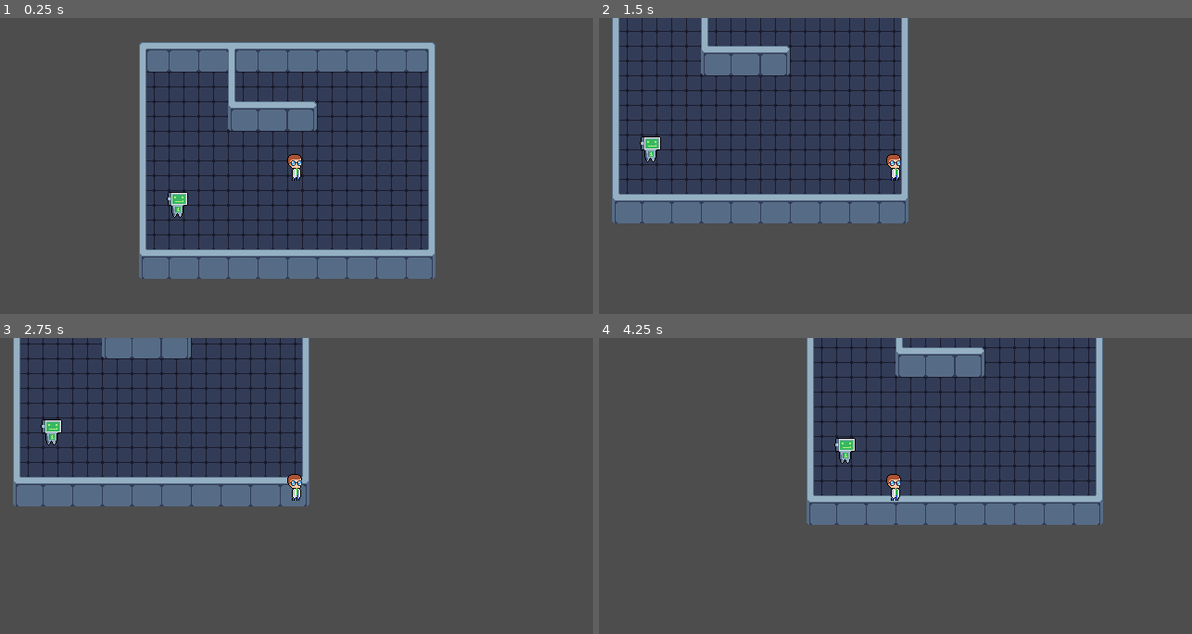
Above: before the commit, frames 1-4 (two rows, left to right).
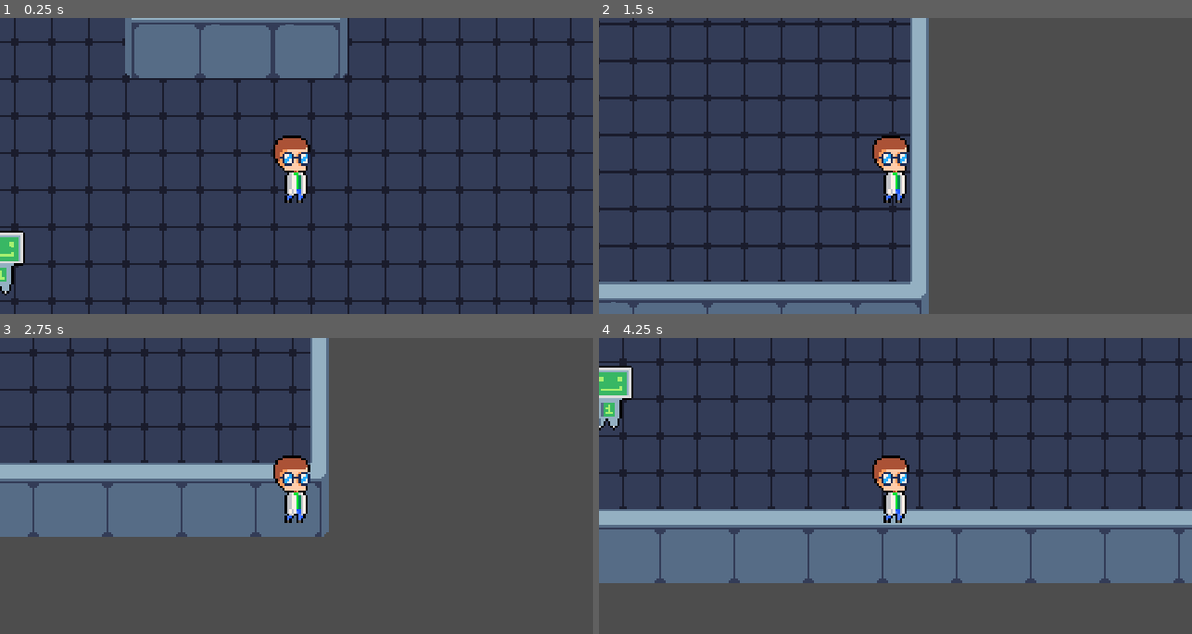
Above: after the commit, the same moments.

Repository: Matheuspimentell/Math-Hero
Game: Godot game, scene res://levels/test_level.tscn
Two runs of this game, one before a commit and one after it. Both use one fixed random seed, a clock stepped at 60 frames per second and the inputs below. The project has no main scene, so this scene is started directly.
Inputs:
- Up to frame 1 (0.25 s): no input
- Up to frame 2 (1.5 s): tap Enter at 0.5 s; hold D (move_right) 0.53-1.28 s; hold S (move_down) from 1.28 s (still down)
- Up to frame 3 (2.75 s): release S (move_down) at 2.03 s; hold D (move_right) from 2.03 s (still down)
- Up to frame 4 (4.25 s): tap Space at 2.75 s; release D (move_right) at 2.78 s; hold W (move_up) 2.78-3.53 s; tap Enter at 3.5 s; hold A (move_left) from 3.53 s (still down)

The runs differ from the first frame. In frame 1, 78% of the frame differs, in the area x 0-100%, y 0-100%; in frame 2, 35%; in frame 3, 19%; in frame 4, 64%.

Commit message:
Tweaks to player camera and movement speed

Diff:
--- a/project.godot
+++ b/project.godot
@@ -29,7 +29,7 @@
 move_right={
 "deadzone": 0.5,
 "events": [Object(InputEventKey,"resource_local_to_scene":false,"resource_name":"","device":0,"window_id":0,"alt_pressed":false,"shift_pressed":false,"ctrl_pressed":false,"meta_pressed":false,"pressed":false,"keycode":0,"physical_keycode":68,"key_label":0,"unicode":0,"echo":false,"script":null)
-, Object(InputEventKey,"resource_local_to_scene":false,"resource_name":"","device":-1,"window_id":0,"alt_pressed":false,"shift_pressed":false,"ctrl_pressed":false,"meta_pressed":false,"pressed":false,"keycode":0,"physical_keycode":4194322,"key_label":0,"unicode":0,"echo":false,"script":null)
+, Object(InputEventKey,"resource_local_to_scene":false,"resource_name":"","device":-1,"window_id":0,"alt_pressed":false,"shift_pressed":false,"ctrl_pressed":false,"meta_pressed":false,"pressed":false,"keycode":0,"physical_keycode":4194321,"key_label":0,"unicode":0,"echo":false,"script":null)
 ]
 }
 move_left={
--- a/scenes/Character.tscn
+++ b/scenes/Character.tscn
@@ -1,13 +1,14 @@
 [gd_scene load_steps=4 format=3 uid="uid://nhm74aeoa63n"]
 
 [ext_resource type="Script" path="res://models/characters/Character.gd" id="1_swcla"]
-[ext_resource type="Texture2D" uid="uid://df05hbjactt0v" path="res://media/art/character(1).png" id="1_whyjj"]
+[ext_resource type="Texture2D" uid="uid://t8tx0joa3pky" path="res://media/art/character(1).png" id="1_whyjj"]
 
 [sub_resource type="RectangleShape2D" id="RectangleShape2D_ecyy6"]
 size = Vector2(12, 6)
 
 [node name="Character" type="CharacterBody2D"]
 script = ExtResource("1_swcla")
+speed = 200.0
 
 [node name="CollisionShape2D" type="CollisionShape2D" parent="."]
 position = Vector2(0, 13)
@@ -18,3 +19,4 @@
 texture = ExtResource("1_whyjj")
 
 [node name="Camera2D" type="Camera2D" parent="."]
+zoom = Vector2(2.5, 2.5)
Not shown: 1 places in levels/test_level.tscn that only renumber resources
Not shown: 1 places in media/art/Test TileSet/tile_map.tres that only renumber resources
